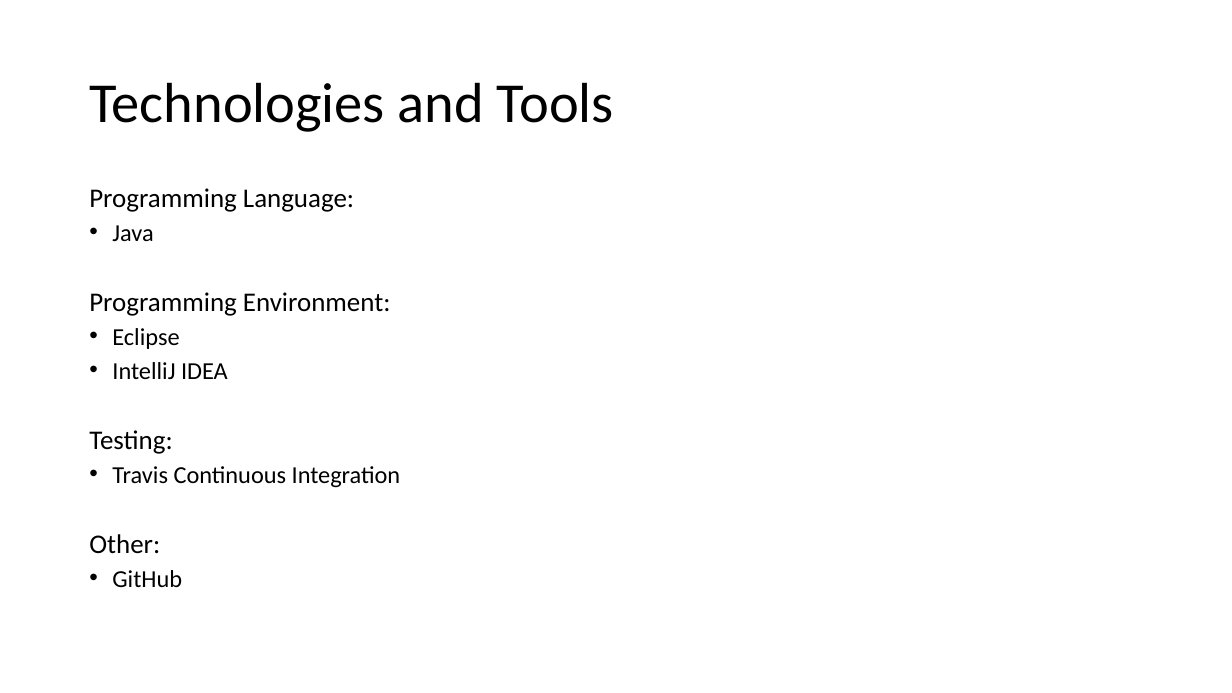
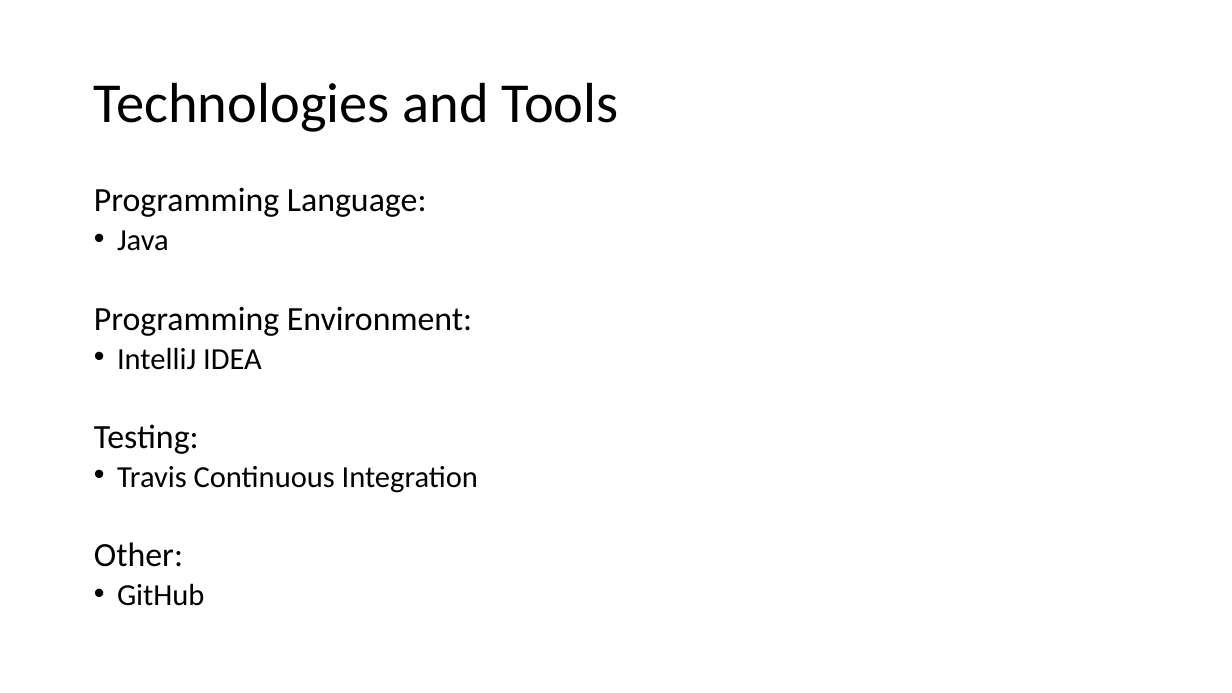
Before and after one commit to Chris-Schaffer/cs414-f18-001-stringCheese, a slide deck: slide 10 of Documents P3/CS 414 Rollerball Project 03.pptx. Drawn at 1232x693 pixels with LibreOffice and Linux fonts; fonts in the diff are those of the drawing. Boxes give left, top, right and bottom in pixels: in the first picture for what was removed or moved away, otherwise in the second. Text is boxed around its words. In the diff, an @@ line names an element or a change of style, - is before the commit and + after.

```diff
--- a/Documents P3/CS 414 Rollerball Project 03.pptx
+++ b/Documents P3/CS 414 Rollerball Project 03.pptx
@@ title "Technologies and Tools": place and size @@
-title "Technologies and Tools" at (89, 82, 614, 132)
+title "Technologies and Tools" at (94, 82, 619, 132)
@@ text "Programming Language:" at (94, 187, 478, 606): size 21 to 26.4 pt in "Programming Language:", "Programming Environment:", "Testing:", "Other:"; size 19 to 23.8 pt in "Java", "IntelliJ IDEA", "Travis Continuous Integration", "GitHub"; line spacing 0.72 to 0.7 @@
@@ text at (112, 328, 179, 349): paragraph removed @@
-• Eclipse
```
Also in this commit, not shown: 4 other slides changed, 1 slide added, 1 slide removed.
